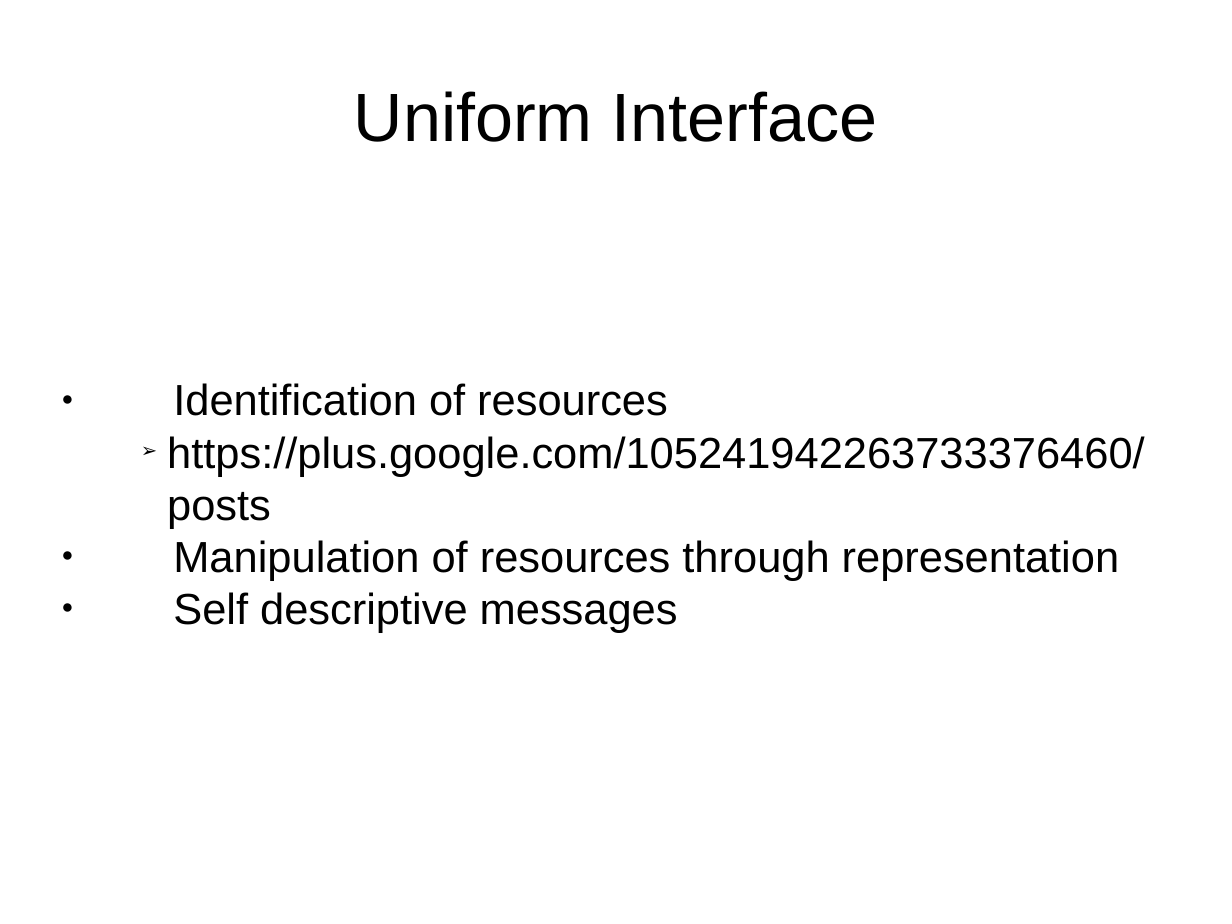
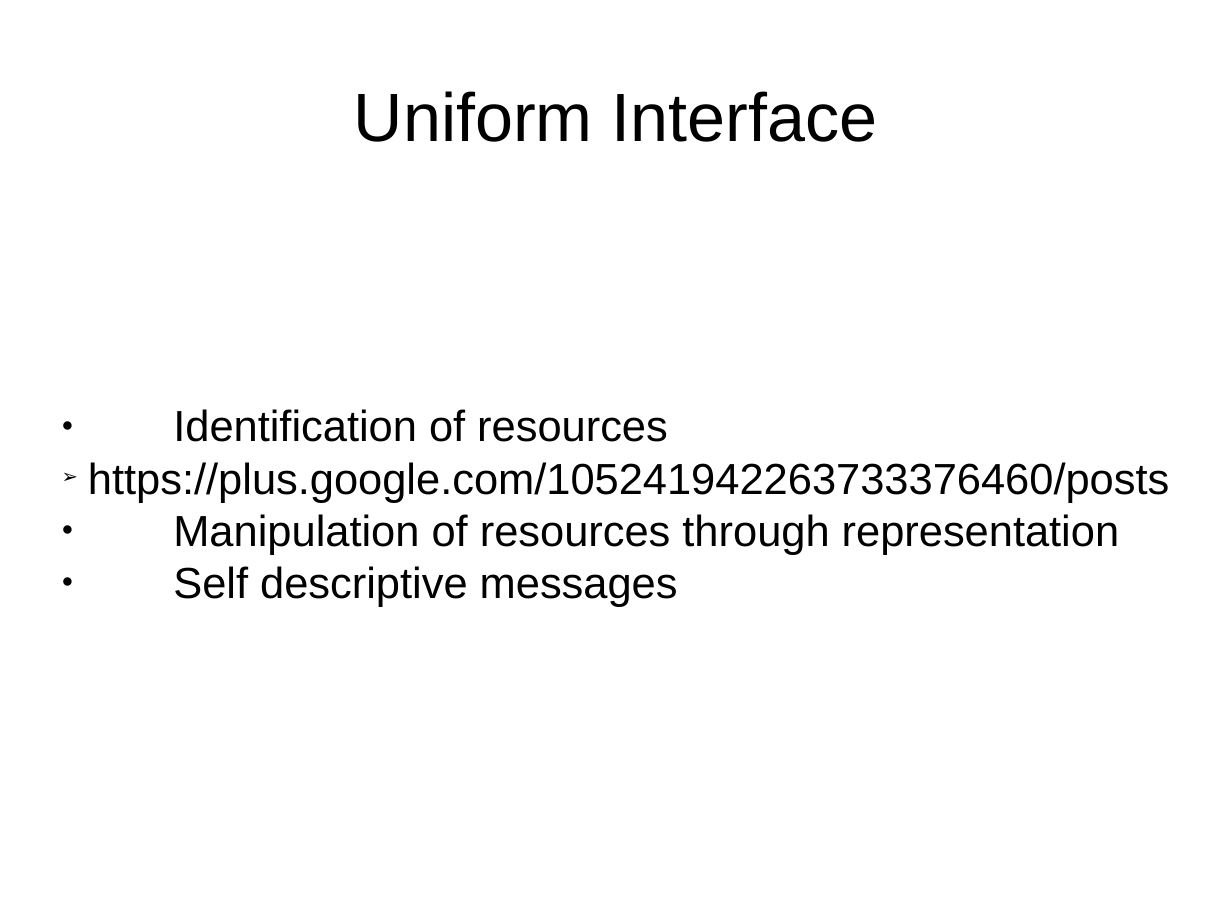
Before and after one commit to netzu/rest-presentation, a slide deck: slide 11 of RestfulFundaments.odp. Drawn at 1232x924 pixels with LibreOffice and Linux fonts; fonts in the diff are those of the drawing. Boxes give left, top, right and bottom in pixels: in the first picture for what was removed or moved away, otherwise in the second. Text is boxed around its words. In the diff, an @@ line names an element or a change of style, - is before the commit and + after.

```diff
--- a/RestfulFundaments.odp
+++ b/RestfulFundaments.odp
@@ subtitle at bbox=[88, 462, 1169, 503]: list level 4 to 1 in "https://plus.google.com/105241942263733376460/posts" @@
```
Also in this commit, not shown: 3 other slides changed, 1 other file.
